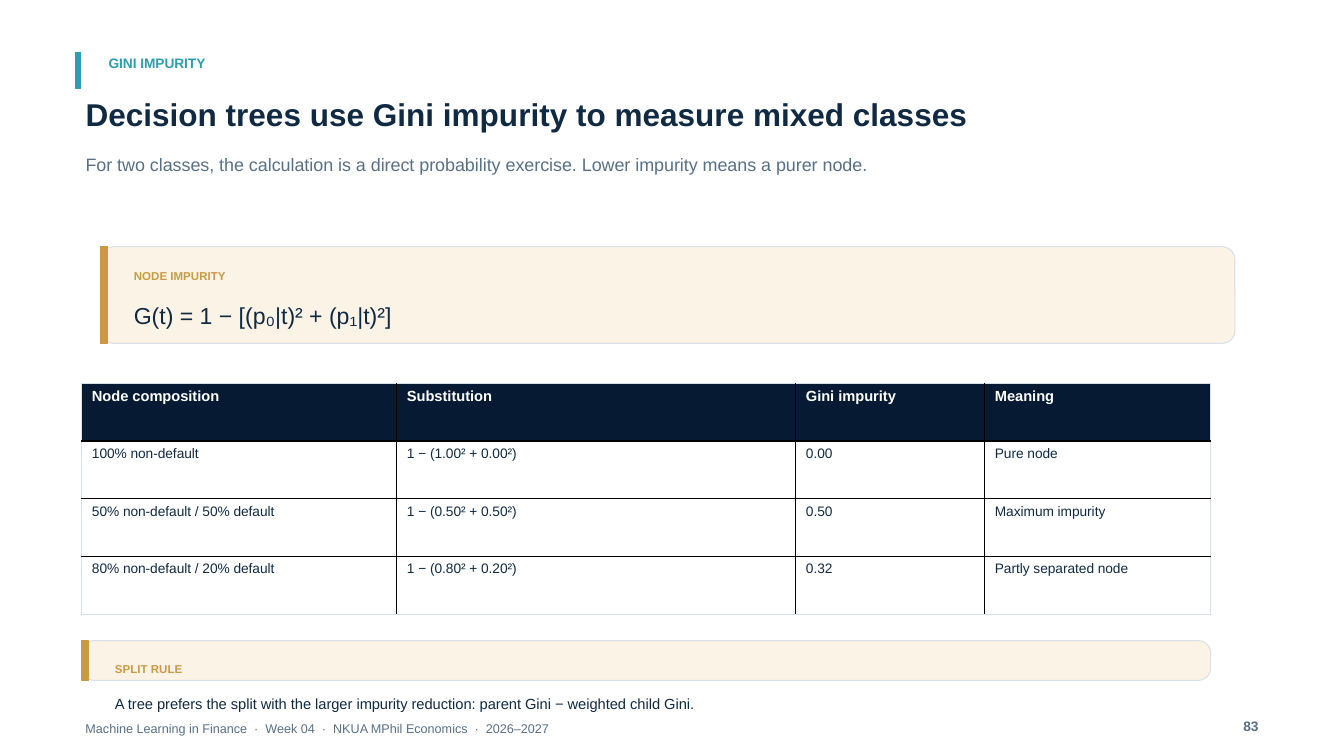
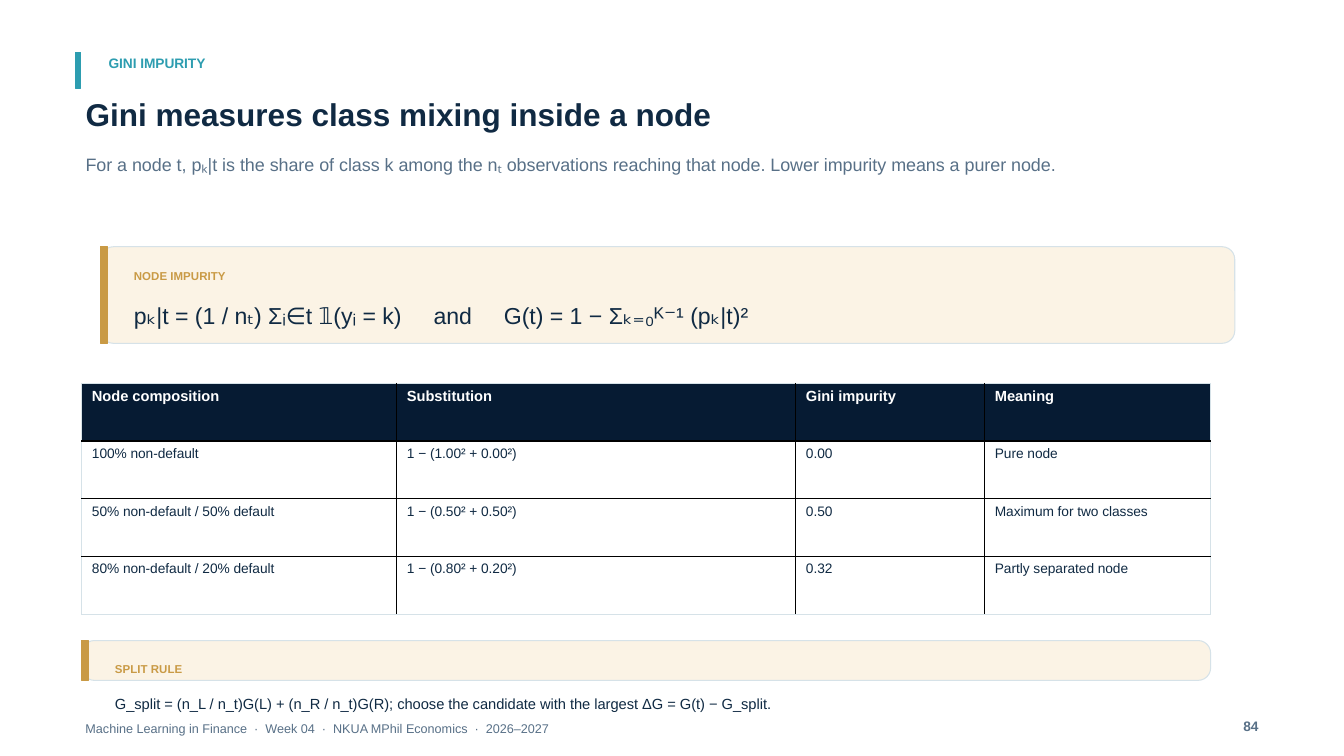
Before and after one commit to fkottas/Teaching-Courses, a slide deck: slide 84 of Machine Learning in Finance/2026-2027/lectures/week-04/slides/Lecture_04_Feature_Engineering_for_Financial_Data_2026-2027.pptx (slide 83 before the commit). Drawn at 1344x756 pixels with LibreOffice and Linux fonts; fonts in the diff are those of the drawing. Boxes give left, top, right and bottom in pixels: in the first picture for what was removed or moved away, otherwise in the second. Text is boxed around its words. In the diff, an @@ line names an element or a change of style, - is before the commit and + after.

```diff
--- a/Machine Learning in Finance/2026-2027/lectures/week-04/slides/Lecture_04_Feature_Engineering_for_Financial_Data_2026-2027.pptx
+++ b/Machine Learning in Finance/2026-2027/lectures/week-04/slides/Lecture_04_Feature_Engineering_for_Financial_Data_2026-2027.pptx
@@ text at bbox=[86, 103, 711, 132]: text changed @@
-Decision trees use Gini impurity to measure mixed classes
+Gini measures class mixing inside a node
@@ text at bbox=[86, 158, 1056, 175]: text changed @@
-For two classes, the calculation is a direct probability exercise. Lower impurity means a purer node.
+For a node t, pₖ|t is the share of class k among the nₜ observations reaching that node. Lower impurity means a purer node.
@@ text at bbox=[156, 307, 748, 329]: text changed @@
-G(t) = 1 − [(p₀|t)² + (p₁|t)²]
+pₖ|t = (1 / nₜ) Σᵢ∈t 𝟙(yᵢ = k) and G(t) = 1 − Σₖ₌₀ᴷ⁻¹ (pₖ|t)²
@@ table at bbox=[82, 383, 1211, 614] @@
-row 3, column 4: Maximum impurity
+row 3, column 4: Maximum for two classes
@@ text at bbox=[115, 698, 772, 712]: text changed @@
-A tree prefers the split with the larger impurity reduction: parent Gini − weighted child Gini.
+G_split = (n_L / n_t)G(L) + (n_R / n_t)G(R); choose the candidate with the largest ΔG = G(t) − G_split.
@@ text at bbox=[1243, 721, 1258, 731]: text changed @@
-83
+84
```
Also in this commit, not shown: 3 other slides changed, 5 slides added, 5 slides removed, 11 other files.
